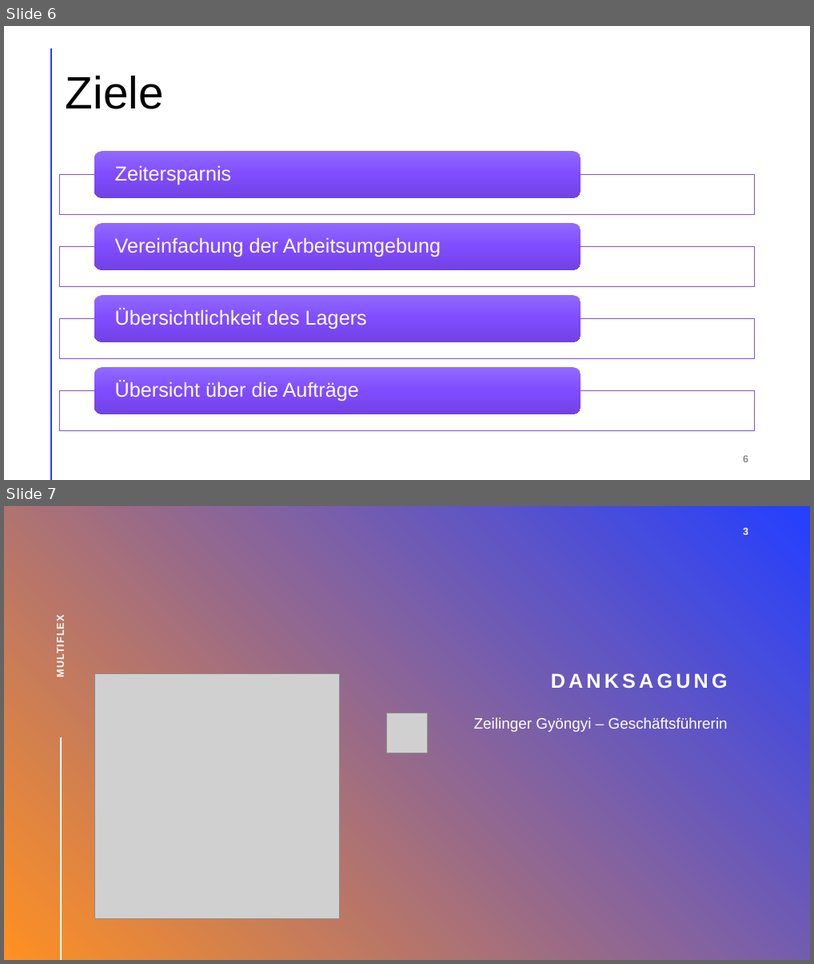
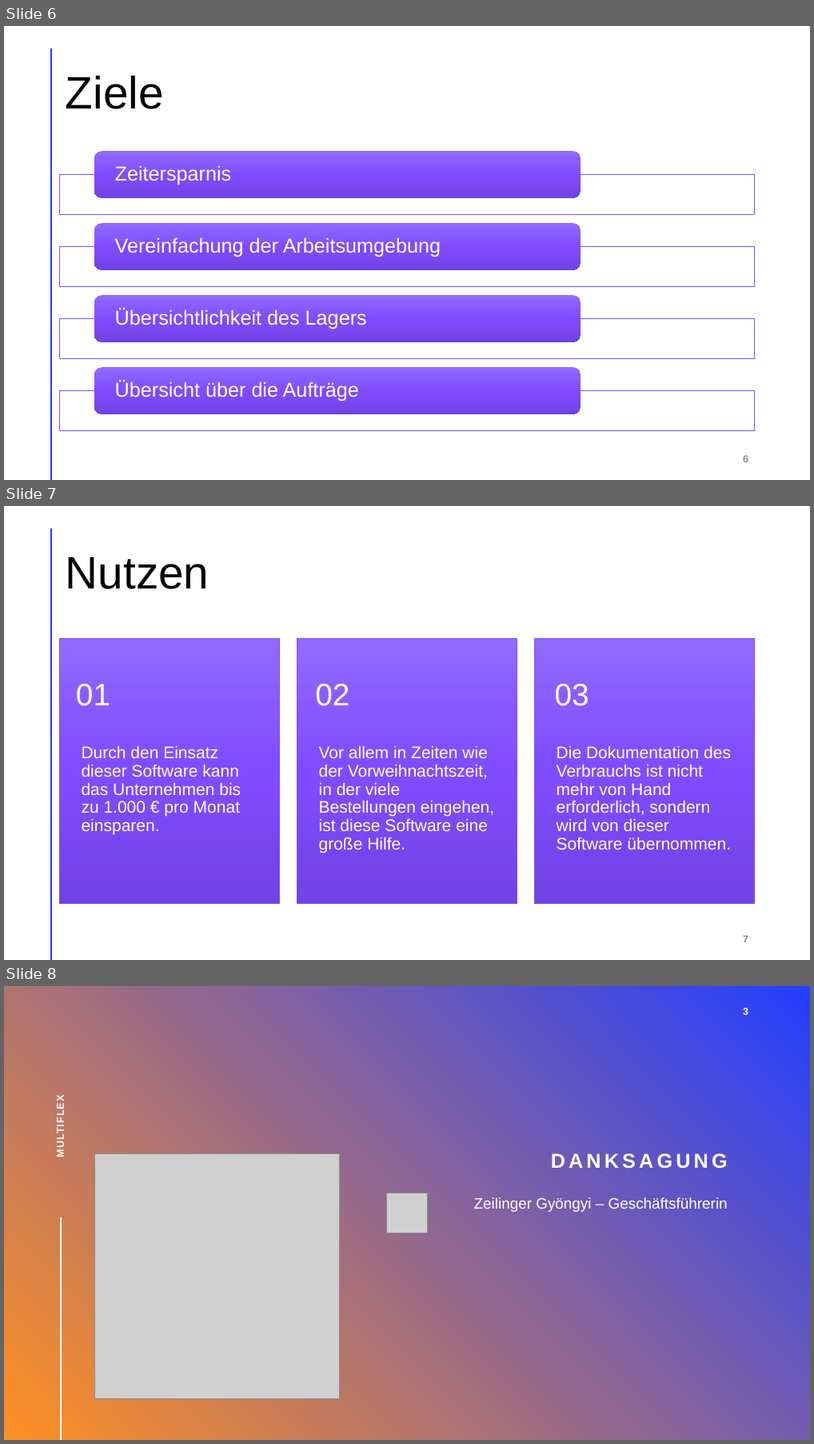
Before and after one commit to LegitesMax/multiflexlbkv, a slide deck: Präsentation/ProjectAward.pptx. Shown one above the other, each under a label of ours: slides 6 and 7 before the commit, slides 6, 7 and 8 after it. The pictures are 814x964 and 814x1444 pixels, drawn with LibreOffice and Linux fonts; fonts in the diff are those of the drawing; grey boxes stand for pictures. Boxes give left, top, right and bottom in pixels: in the first picture for what was removed or moved away, otherwise in the second. Text is boxed around its words. In the diff, an @@ line names an element or a change of style, - is before the commit and + after.

```diff
--- a/Präsentation/ProjectAward.pptx
+++ b/Präsentation/ProjectAward.pptx
@@ slide 7 added at (x1=4, y1=506, x2=810, y2=960), background #FFFFFF; not listed: 1 template element that a slide beside it also shows @@
@@ title added at (x1=66, y1=557, x2=210, y2=589), 54 pt, text #000000 @@
+Nutzen
@@ text added at (x1=76, y1=684, x2=110, y2=706), 37 pt, text #FFFFFF @@
+01
@@ text added at (x1=315, y1=684, x2=350, y2=706), 37 pt, text #FFFFFF @@
+02
@@ text added at (x1=555, y1=684, x2=590, y2=706), 37 pt, text #FFFFFF @@
+03
@@ group added at (x1=60, y1=639, x2=755, y2=903): 3 rectangles, 3 texts @@
+Durch den Einsatz dieser Software kann das Unternehmen bis zu 1.000 € pro Monat einsparen.
+Vor allem in Zeiten wie der Vorweihnachtszeit, in der viele Bestellungen eingehen, ist diese Software eine große Hilfe.
+Die Dokumentation des Verbrauchs ist nicht mehr von Hand erforderlich, sondern wird von dieser Software übernommen.
@@ page number added at (x1=743, y1=935, x2=749, y2=942), 12 pt, text #8C8C8C, bold @@
+7
@@ what was slide 7 is now slide 8 @@
```
Also in this commit, not shown: 1 slide changed.
